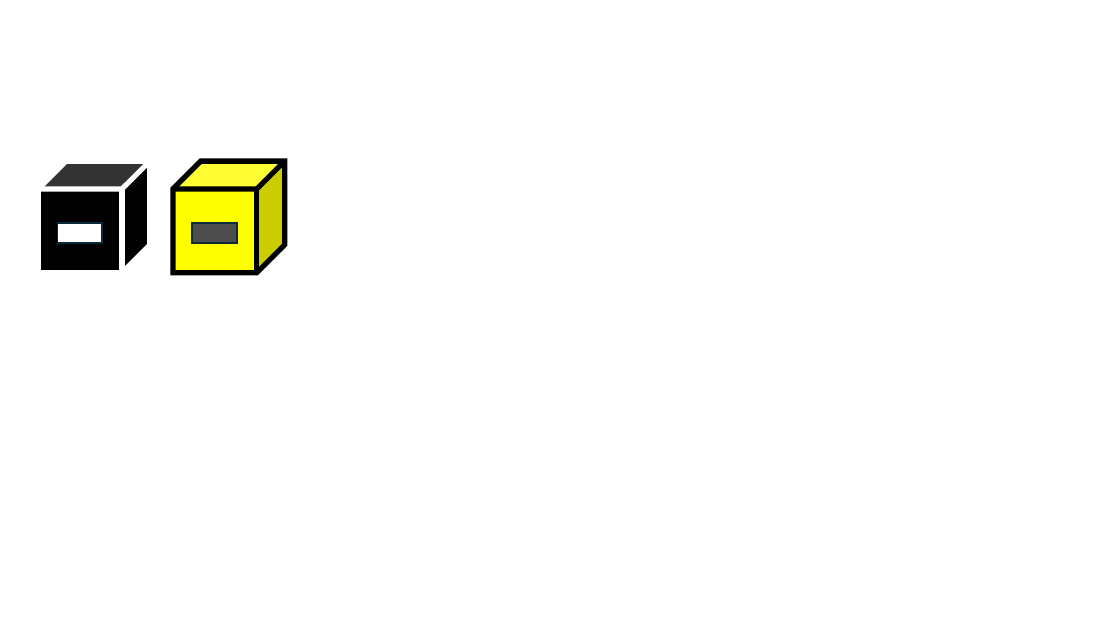
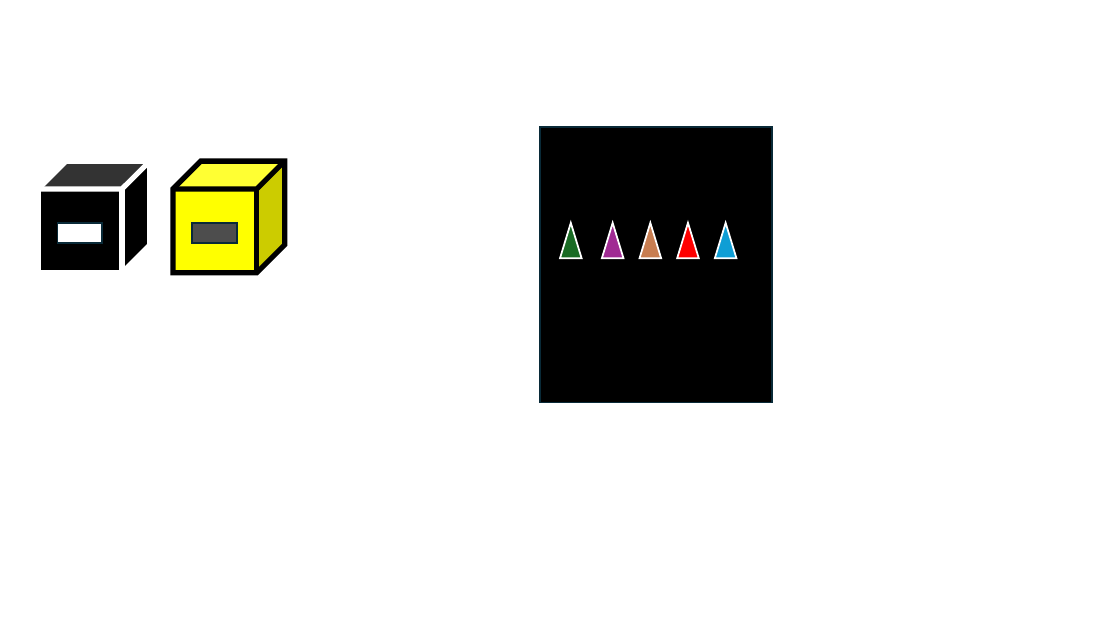
Before and after one commit to Adub3447/planetPy, a slide deck: slide 2 of ArtworkEditors/PPTX_Color_Sampler.pptx. Drawn at 1120x630 pixels with LibreOffice and Linux fonts; fonts in the diff are those of the drawing. Boxes give left, top, right and bottom in pixels: in the first picture for what was removed or moved away, otherwise in the second. Text is boxed around its words. In the diff, an @@ line names an element or a change of style, - is before the commit and + after.

```diff
--- a/ArtworkEditors/PPTX_Color_Sampler.pptx
+++ b/ArtworkEditors/PPTX_Color_Sampler.pptx
@@ rectangle added at (540,128,772,403), fill #000000, outline #092A39 1.5 pt @@
@@ triangle added at (560,223,582,258), fill #196B24, outline #FFFFFF 1.5 pt @@
@@ triangle added at (602,223,623,258), fill #A02B93, outline #FFFFFF 1.5 pt @@
@@ triangle added at (639,223,661,258), fill #C87D50, outline #FFFFFF 1.5 pt @@
@@ triangle added at (677,223,699,258), fill #FF0000, outline #FFFFFF 1.5 pt @@
@@ triangle added at (715,223,737,258), fill #0F9ED5, outline #FFFFFF 1.5 pt @@
```
Also in this commit, not shown: 9 other files.
